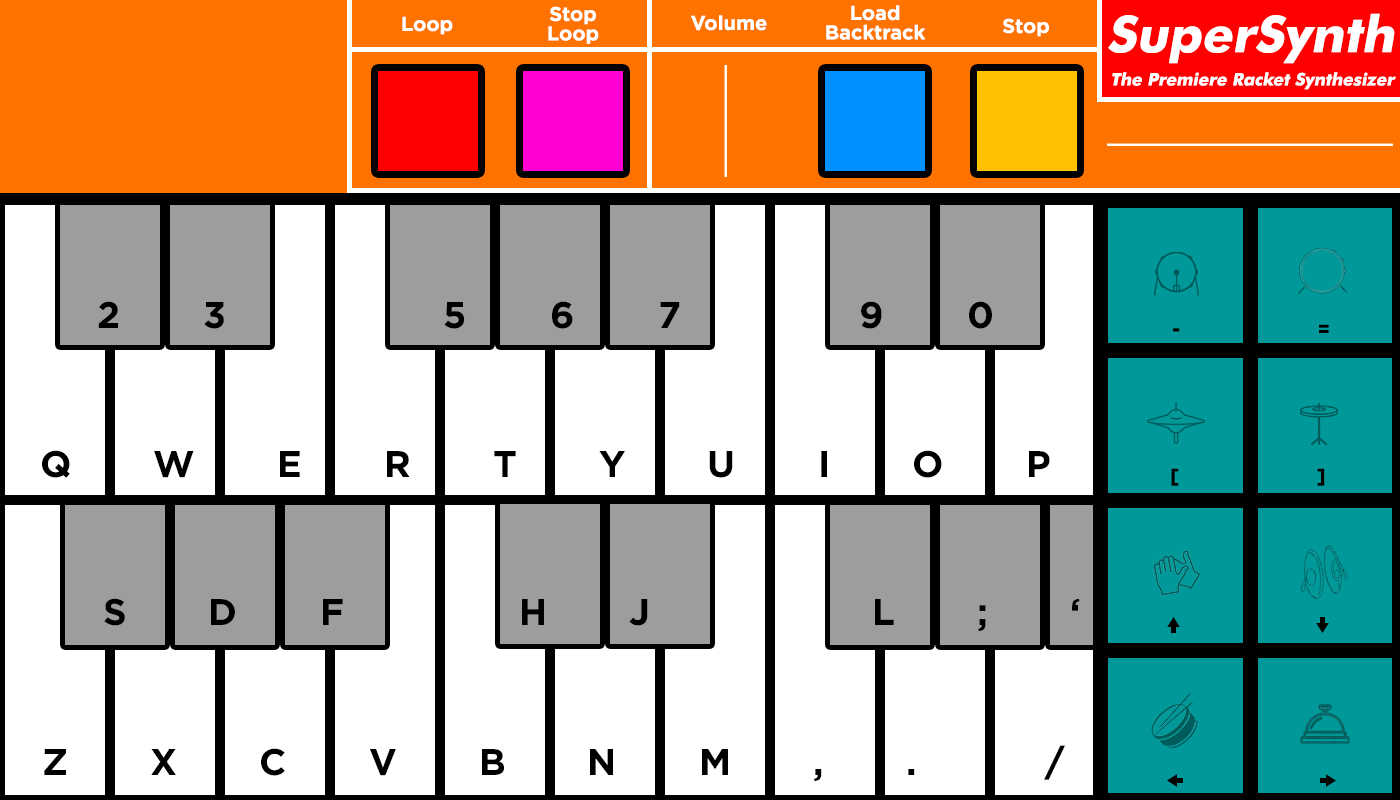
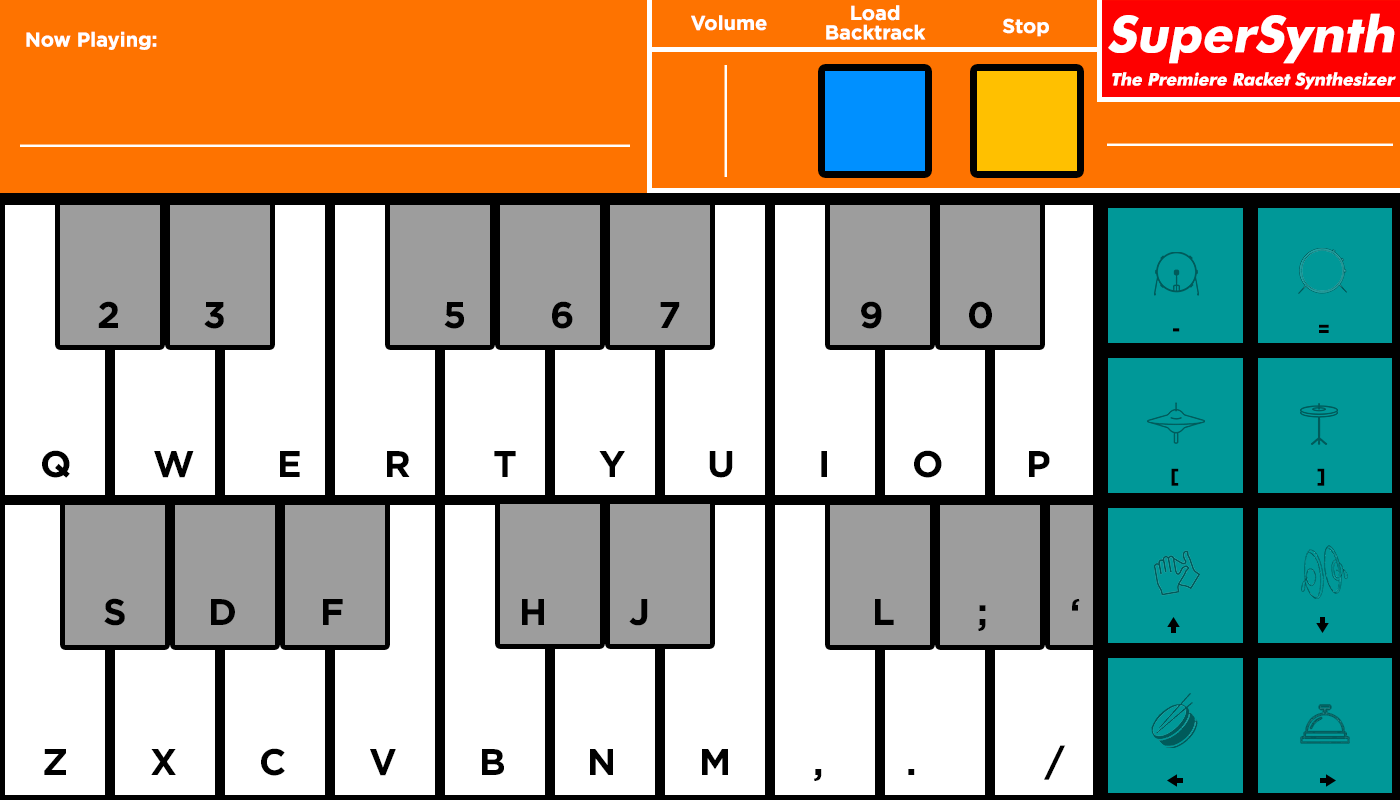
Revision of a layered 1400×800 image; what changed, layer by layer:
hid group "Record" (5 layers) over [left=347, top=0, right=647, bottom=193]
added layer "Now Playing:" in group "Backtrack" over [left=26, top=31, right=157, bottom=50]
painted on "Border" over [left=642, top=47, right=647, bottom=193]
added layer "Backtrack Slider" (2nd of 2, in "Name") in group "Name" over [left=20, top=144, right=630, bottom=147]
